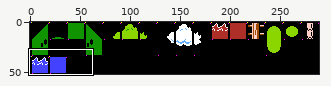
A sprite sheet gets an edit: data/graphics/spritesheet/background.png. The picture above shows the old version from afar; the outline marks the close-up.
Close-up. First the earlier version:
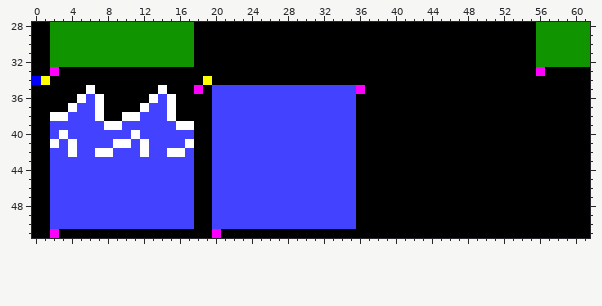
The file is 289x52 pixels. Colours within 5 levels of each other are drawn and written as one. Shown: x 0..61, y 28..51.
New version:
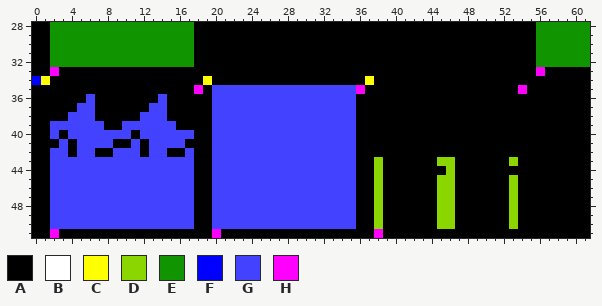
Palette (. is transparent): A #000000  B #ffffff  C #ffff00  D #8cd600  E #109400  F #0000ff  G #4242ff  H #ff00ff
From old to new:
The author changed colour B to colour A in row 35 at x 6 and 14; in row 36 at x 5, 7, 13 and 15; in row 37 at x 4, 7, 12 and 15; in row 38 at x 2 to 3, 7, 10 to 11 and 15; in row 39 at x 8 to 9 and 16 to 17; in row 40 at x 3 and 11.
The author changed colour B to colour A in row 41 at x 2, 4, 9 to 10, 12 and 17; in row 42 at x 4, 7 to 8, 12 and 15 to 16.
The author changed colour A to colour C in row 34 at x 37.
The author changed colour A to colour D in row 43 at x 38, 45 to 46 and 53; in row 44 at x 38 and 46; in rows 45 to 50 at x 38, 45 to 46 and 53.
The author changed colour A to colour H in row 35 at x 54; in row 51 at x 38.
Where, in picture pixels (left, top, right, bottom), the same in both close-ups:
changed: (365, 76, 374, 85)
changed: (50, 85, 194, 157)
changed: (518, 85, 527, 94)
changed: (374, 157, 383, 238)
changed: (437, 157, 455, 229)
changed: (509, 157, 518, 229)
